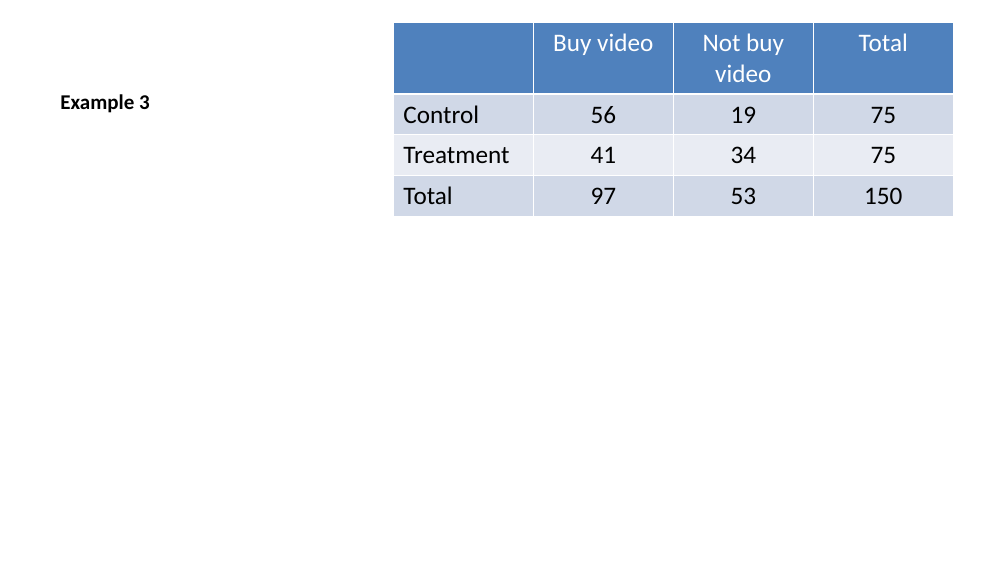
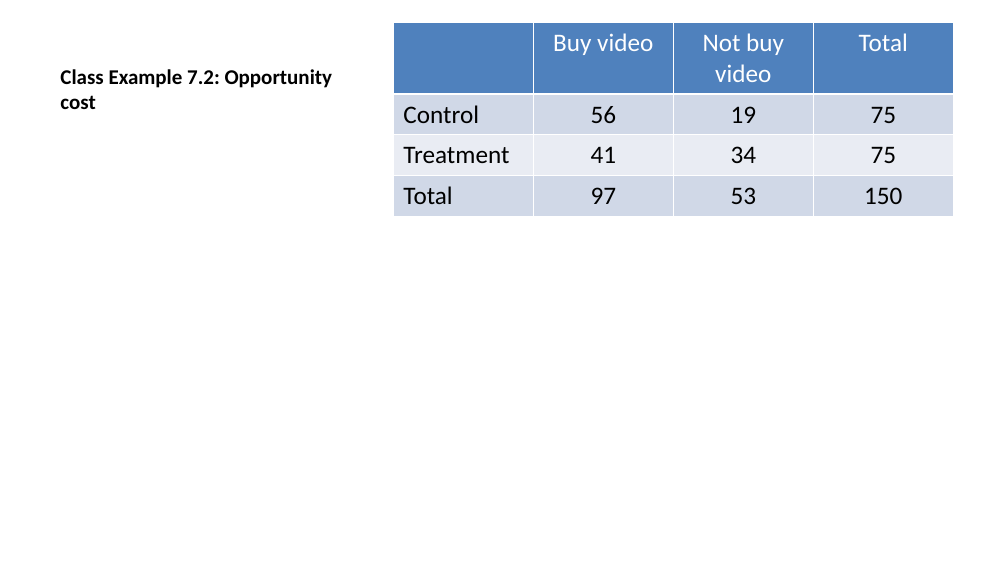
Before and after one commit to DataScienceUWL/DataScienceUWL.github.io, a slide deck: slide 10 of STAT145/resources-2027/randomization/slides.pptx. Drawn at 1008x567 pixels with LibreOffice and Linux fonts; fonts in the diff are those of the drawing. Boxes give left, top, right and bottom in pixels: in the first picture for what was removed or moved away, otherwise in the second. Text is boxed around its words. In the diff, an @@ line names an element or a change of style, - is before the commit and + after.

```diff
--- a/STAT145/resources-2027/randomization/slides.pptx
+++ b/STAT145/resources-2027/randomization/slides.pptx
@@ title at (60,69,333,109): text changed @@
-Example 3
+Class Example 7.2: Opportunity cost
```
Also in this commit, not shown: 13 other slides changed, 3 slides added, 3 slides removed, 12 other files.
